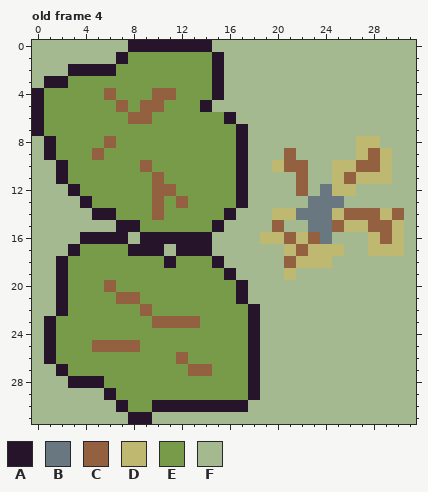
Pixel-art file: tiles.aseprite. The picture above was drawn from the file before the commit.
32x32 pixels, 24 frames. Shown: old frame 4. The commit also changed other frames, which this record leaves out.
Visible layers, top first: "mobs", "units", "terrain".
Palette (. is transparent): A #26142b  B #697880  C #93613f  D #bfb870  E #789b49  F #a5b990
Pixels before, old frame 4, first column x 0:
 0 FFFFFFFFAAAAAAAFFFFFFFFFFFFFFFFF
 1 FFFFFFFAEEEEEEEAFFFFFFFFFFFFFFFF
 2 FFFAAAAEEEEEEEEAFFFFFFFFFFFFFFFF
 3 FAAEEEEEEEEEEEEAFFFFFFFFFFFFFFFF
 4 AEEEEECEEECCEEEAFFFFFFFFFFFFFFFF
 5 AEEEEEECECCEEEAFFFFFFFFFFFFFFFFF
 6 AEEEEEEECCEEEEEEAFFFFFFFFFFFFFFF
 7 AEEEEEEEEEEEEEEEEAFFFFFFFFFFFFFF
 8 FAEEEECEEEEEEEEEEAFFFFFFFFFDDFFF
 9 FAEEECEEEEEEEEEEEAFFFCFFFFFDCDFF
10 FFAEEEEEECEEEEEEEAFFDCCFFDDCCDFF
11 FFAEEEEEEECEEEEEEAFFFFCFFDCDDDFF
12 FFFAEEEEEECCEEEEEAFFFFCFBDDFFFFF
13 FFFFAEEEEECECEEEEAFFFFFBBBFFFFFF
14 FFFFFAAEEECEEEEEAFFFDDBBBDCCCDCF
15 FFFFFFFAAEEEEEEAFFFFCFFBBCDDCCDF
16 FFFFAAAAFAAAAAAFFFFDDCDCBFFFDCDF
17 FFFAEEEEAAAFAAAFFFFFFDCDDDFFDDDF
18 FFAEEEEEEEEAEEEAFFFFFCDDDFFFFFFF
19 FFAEEEEEEEEEEEEEAFFFFDFFFFFFFFFF
20 FFAEEECEEEEEEEEEEAFFFFFFFFFFFFFF
21 FFAEEEECCEEEEEEEEAFFFFFFFFFFFFFF
22 FFAEEEEEECEEEEEEEEAFFFFFFFFFFFFF
23 FAEEEEEEEECCCCEEEEAFFFFFFFFFFFFF
24 FAEEEEEEEEEEEEEEEEAFFFFFFFFFFFFF
25 FAEEECCCCEEEEEEEEEAFFFFFFFFFFFFF
26 FAEEEEEEEEEECEEEEEAFFFFFFFFFFFFF
27 FFAEEEEEEEEEECCEEEAFFFFFFFFFFFFF
28 FFFAAAEEEEEEEEEEEEAFFFFFFFFFFFFF
29 FFFFFFAEEEEEEEEEEEAFFFFFFFFFFFFF
30 FFFFFFFAEEAAAAAAAAFFFFFFFFFFFFFF
31 FFFFFFFFAAFFFFFFFFFFFFFFFFFFFFFF
And afterwards:
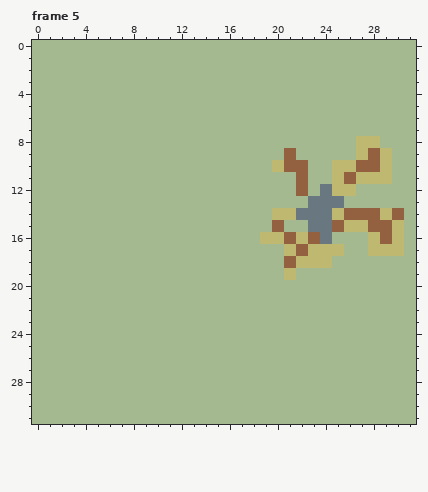
A new or re-ordered frame is compared with the old frame closest to it.
The edit:
frames re-ordered
Changed rows in their new state; - is an unchanged pixel.
Frame 5 against old frame 4, layer "terrain":
first column x 0:
 0 --------FFFFFFF----
 1 -------FFFFFFFFF---
 2 ---FFFFFFFFFFFFF---
 3 -FFFFFFFFFFFFFFF---
 4 FFFFFFFFFFFFFFFF---
 5 FFFFFFFFFFFFFFF----
 6 FFFFFFFFFFFFFFFFF--
 7 FFFFFFFFFFFFFFFFFF-
 8 -FFFFFFFFFFFFFFFFF-
 9 -FFFFFFFFFFFFFFFFF-
10 --FFFFFFFFFFFFFFFF-
11 --FFFFFFFFFFFFFFFF-
12 ---FFFFFFFFFFFFFFF-
13 ----FFFFFFFFFFFFFF-
14 -----FFFFFFFFFFFF--
15 -------FFFFFFFFF---
16 ----FFFF-FFFFFF----
17 ---FFFFFFFF-FFF----
18 --FFFFFFFFFFFFFF---
19 --FFFFFFFFFFFFFFF--
20 --FFFFFFFFFFFFFFFF-
21 --FFFFFFFFFFFFFFFF-
22 --FFFFFFFFFFFFFFFFF
23 -FFFFFFFFFFFFFFFFFF
24 -FFFFFFFFFFFFFFFFFF
25 -FFFFFFFFFFFFFFFFFF
26 -FFFFFFFFFFFFFFFFFF
27 --FFFFFFFFFFFFFFFFF
28 ---FFFFFFFFFFFFFFFF
29 ------FFFFFFFFFFFFF
30 -------FFFFFFFFFFF-
31 --------FF---------
